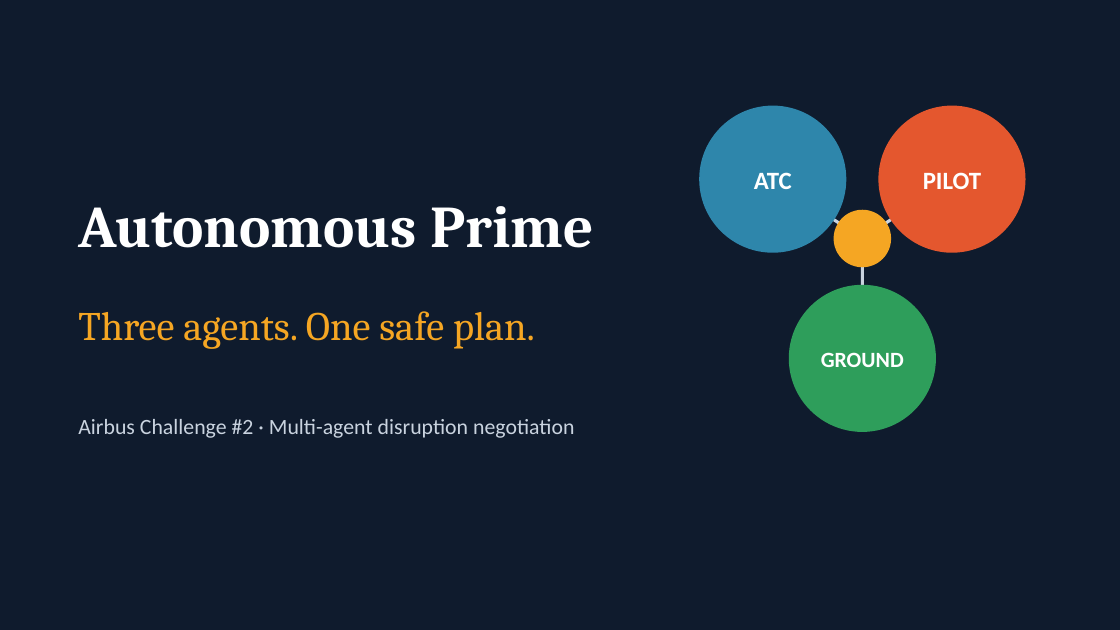
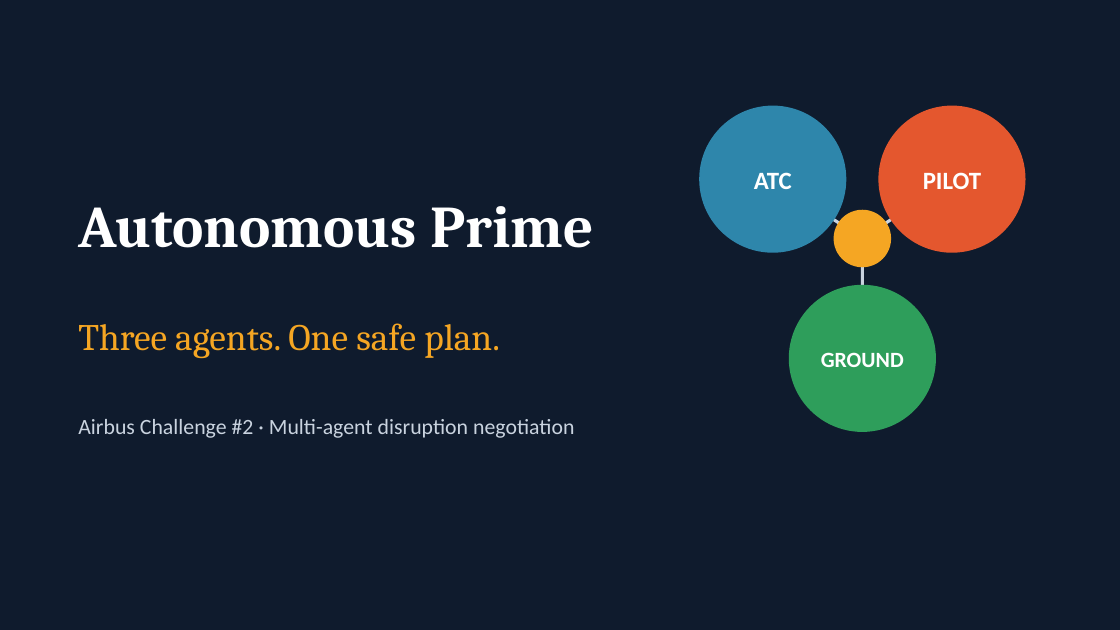
Before and after one commit to vishnuroxx/AnthropicHackathonWinner, a slide deck: slide 1 of pitch.pptx. Drawn at 1120x630 pixels with LibreOffice and Linux fonts; fonts in the diff are those of the drawing. Boxes give left, top, right and bottom in pixels: in the first picture for what was removed or moved away, otherwise in the second. Text is boxed around its words. In the diff, an @@ line names an element or a change of style, - is before the commit and + after.

```diff
--- a/pitch.pptx
+++ b/pitch.pptx
@@ text "Three agents. One safe plan." at box(78, 323, 500, 358): size 26 to 24 pt @@
```
Also in this commit, not shown: 3 other slides changed.
